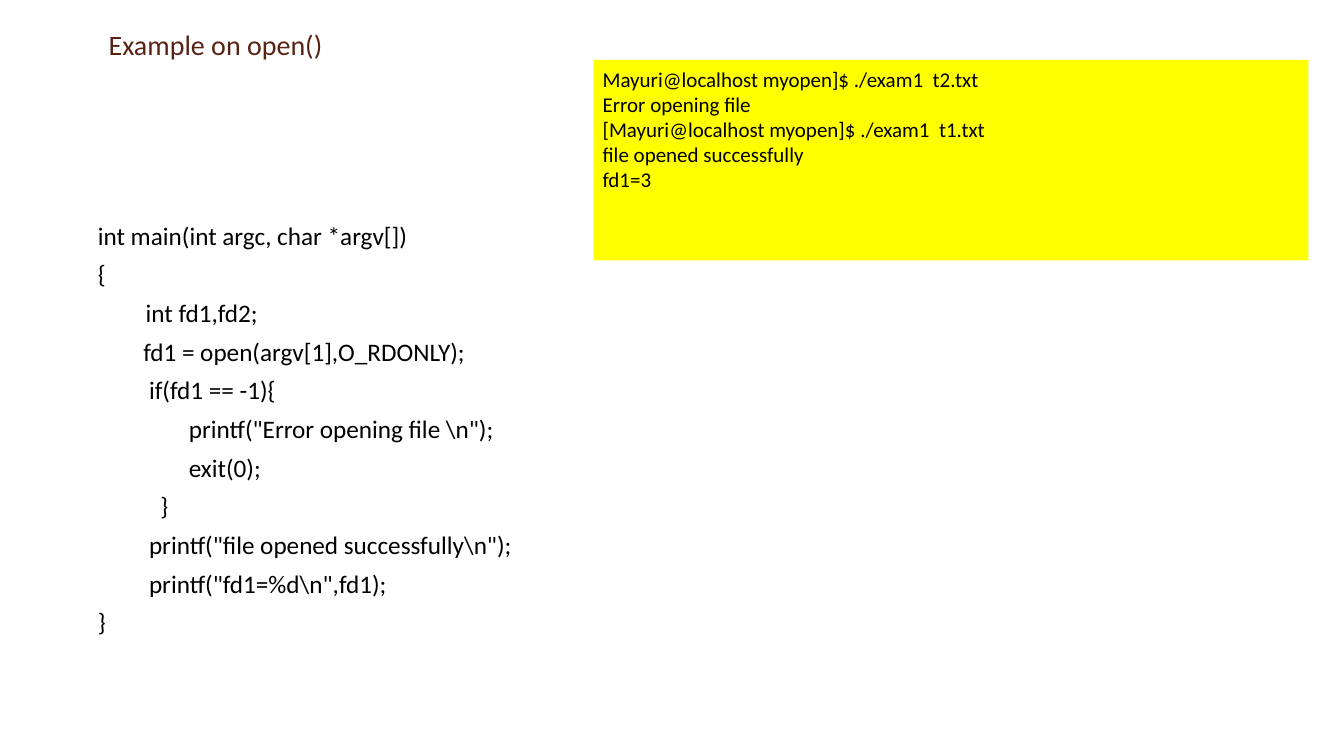
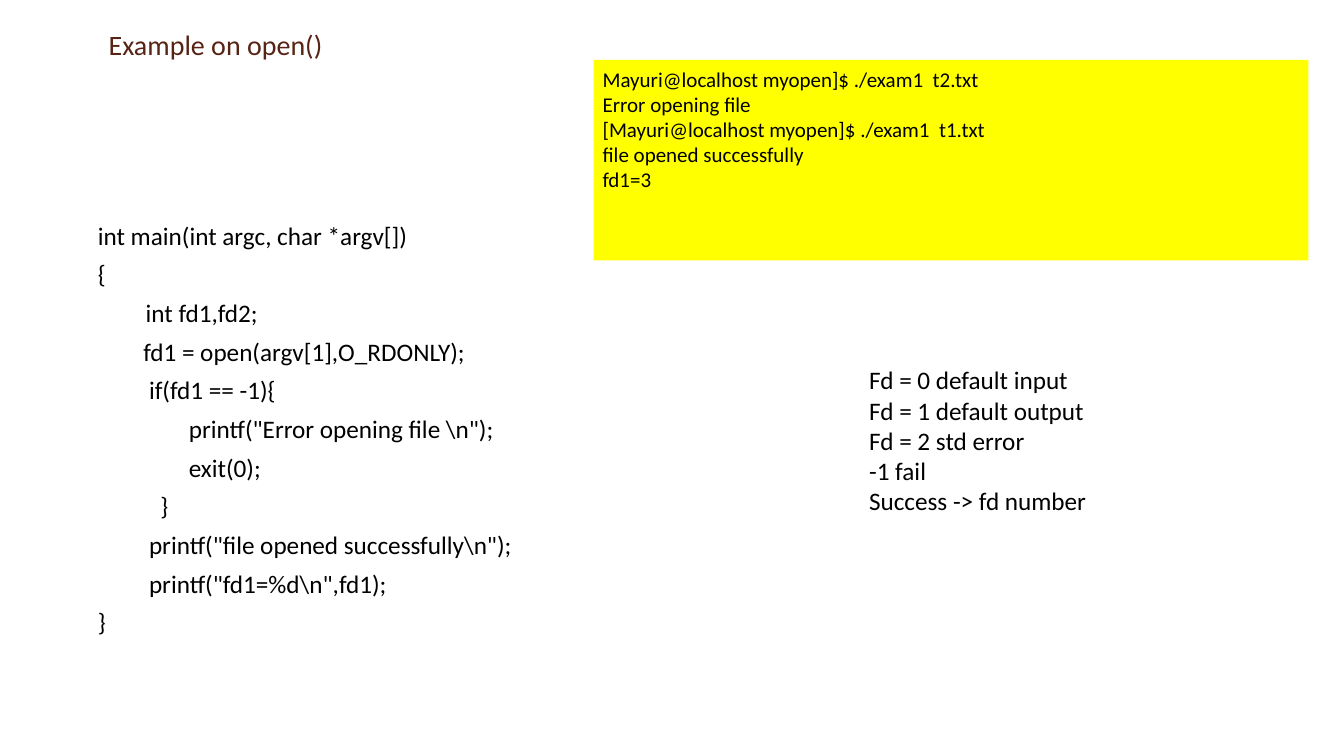
Before and after one commit to shreyas-bk/BITS_PILANI_3-1_CS, a slide deck: slide 14 of OS/Tut slides/Tutorial4_18th September.pptx. Drawn at 1344x756 pixels with LibreOffice and Linux fonts; fonts in the diff are those of the drawing. Boxes give left, top, right and bottom in pixels: in the first picture for what was removed or moved away, otherwise in the second. Text is boxed around its words. In the diff, an @@ line names an element or a change of style, - is before the commit and + after.

```diff
--- a/OS/Tut slides/Tutorial4_18th September.pptx
+++ b/OS/Tut slides/Tutorial4_18th September.pptx
@@ text added at [869, 371, 1086, 511], 18 pt, text #000000 @@
+Fd = 0 default input
+Fd = 1 default output
+Fd = 2 std error
+-1 fail
+Success -> fd number
```
Also in this commit, not shown: 1 other slide changed, 3 other files.
